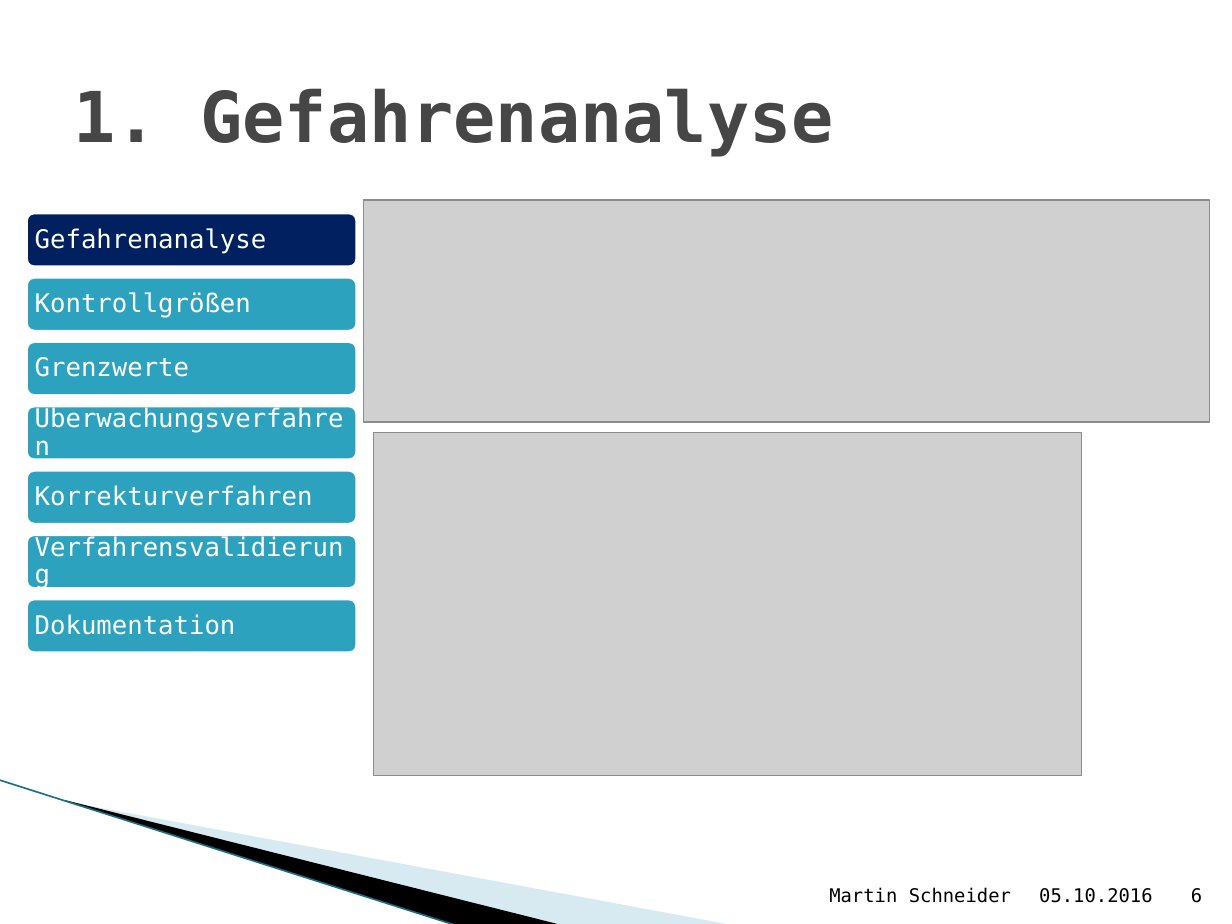
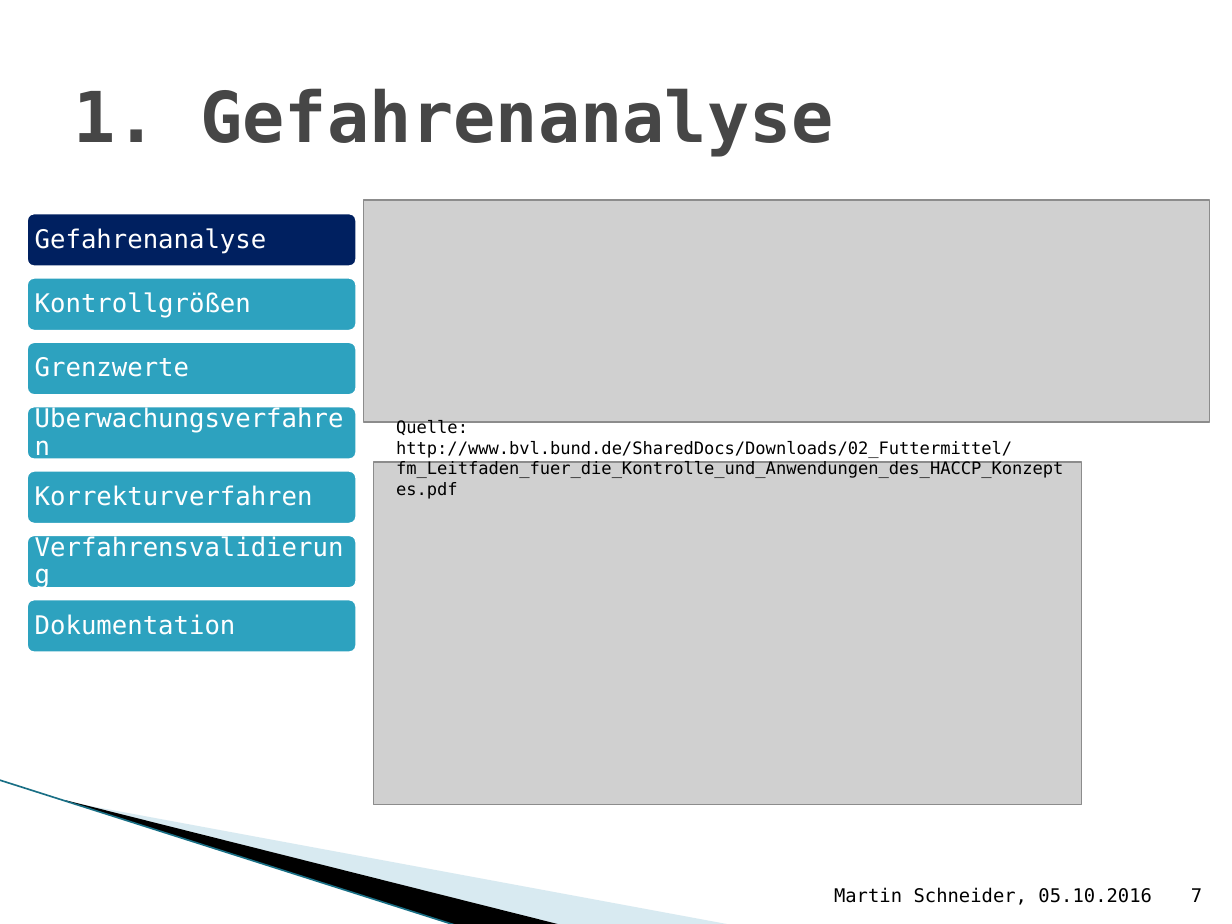
Before and after one commit to Bondzio/Stuff, a slide deck: slide 7 of Recht Vortrag.pptx (slide 6 before the commit). Drawn at 1232x924 pixels with LibreOffice and Linux fonts; fonts in the diff are those of the drawing; grey boxes stand for pictures; background and template pictures are left out. Boxes give left, top, right and bottom in pixels: in the first picture for what was removed or moved away, otherwise in the second. Text is boxed around its words. In the diff, an @@ line names an element or a change of style, - is before the commit and + after.

```diff
--- a/Recht Vortrag.pptx
+++ b/Recht Vortrag.pptx
@@ text added at box(396, 420, 1063, 478), 10 pt, text #000000 @@
+Quelle: http://www.bvl.bund.de/SharedDocs/Downloads/02_Futtermittel/
+fm_Leitfaden_fuer_die_Kontrolle_und_Anwendungen_des_HACCP_Konzeptes.pdf
@@ picture: place and size @@
-picture at box(373, 432, 1082, 775)
+picture at box(373, 462, 1082, 804)
@@ text at box(834, 887, 1152, 905): text changed @@
-Martin Schneider
+Martin Schneider, 05.10.2016
@@ page number at box(1191, 888, 1202, 902): text changed @@
-6
+7
```
Also in this commit, not shown: 14 other slides changed, 3 slides added, 4 other files.
